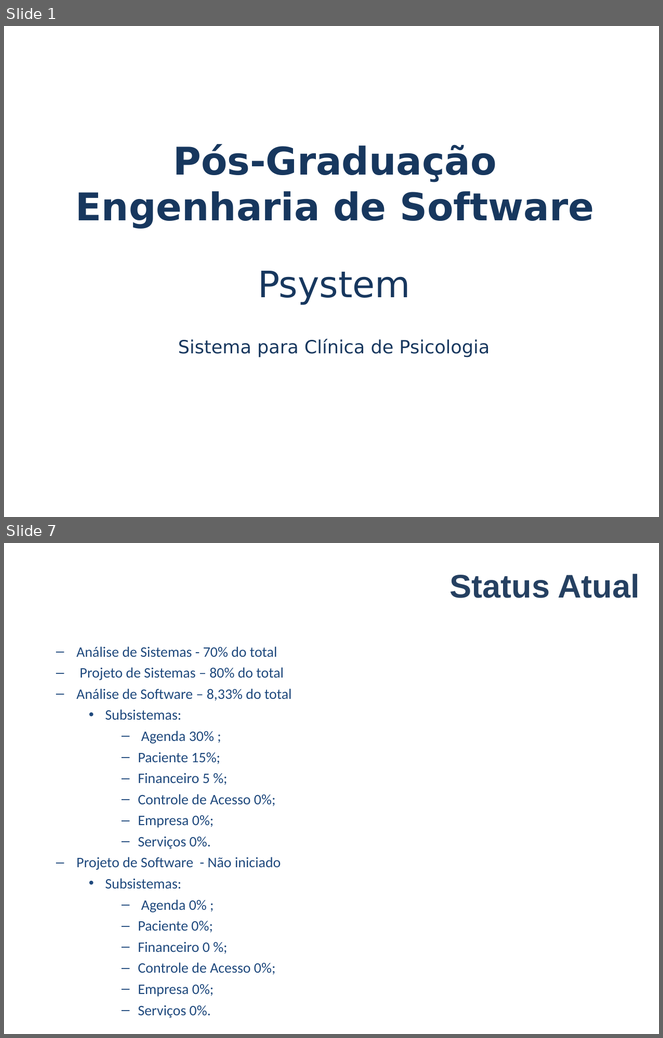
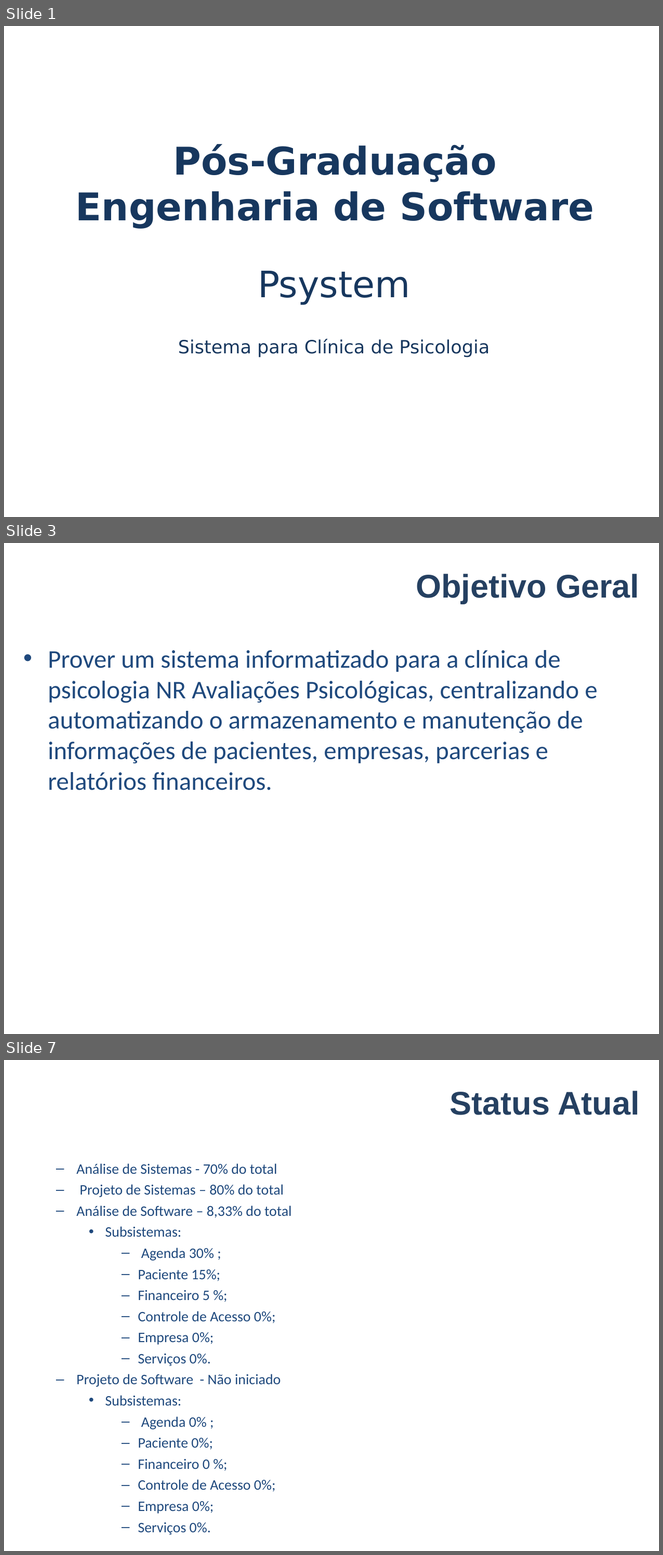
Before and after one commit to VagnerAlcantara/TCC, a slide deck: AnteProjeto/Apresentacao do Anteprojeto.ppt. Shown one above the other, each under a label of ours: slides 1 and 7 before the commit, slides 1, 3 and 7 after it; the slides between them are not shown. The pictures are 663x1038 and 663x1555 pixels, drawn with LibreOffice and Linux fonts; fonts in the diff are those of the drawing; background and template pictures are left out. Boxes give left, top, right and bottom in pixels: in the first picture for what was removed or moved away, otherwise in the second. Text is boxed around its words. In the diff, an @@ line names an element or a change of style, - is before the commit and + after.

```diff
--- a/AnteProjeto/Apresentacao do Anteprojeto.ppt
+++ b/AnteProjeto/Apresentacao do Anteprojeto.ppt
@@ slide 3 added at <box>4,543,659,1034</box>, background #FFFFFF @@
@@ title added at <box>416,574,639,603</box>, 36 pt, text #254061, bold @@
+Objetivo Geral
@@ text added at <box>48,650,597,791</box>, 28 pt, text #1F497D @@
+• Prover um sistema informatizado para a clínica de psicologia NR Avaliações Psicológicas, centralizando e automatizando o armazenamento e manutenção de informações de pacientes, empresas, parcerias e relatórios financeiros.
```
Also in this commit, not shown: 6 slides changed, 1 slide removed.
